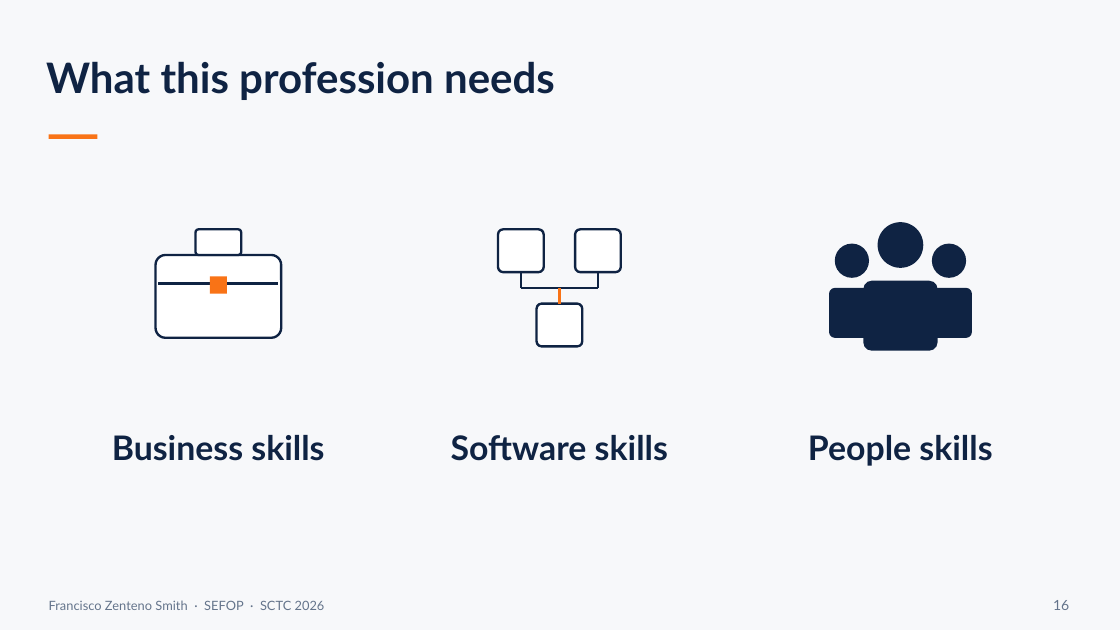
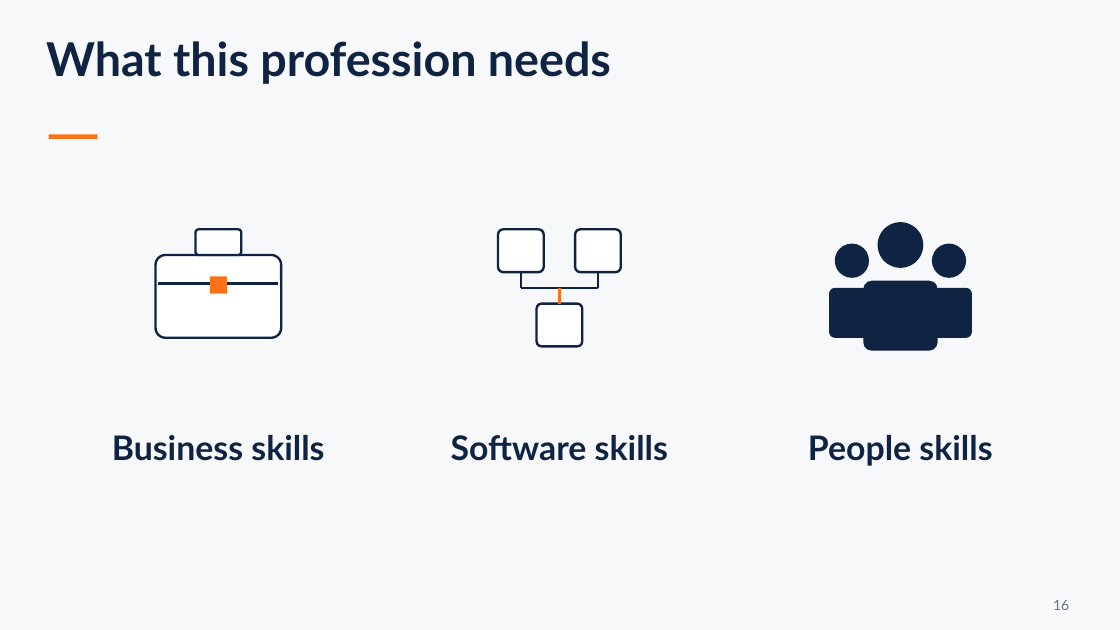
Before and after one commit to sefop/sefop-sctc-2026, a slide deck: slide 24 of SCTC-2026-Airlines-Optimization-Workshop.pptx (slide 17 before the commit). Drawn at 1120x630 pixels with LibreOffice and Linux fonts; fonts in the diff are those of the drawing. Boxes give left, top, right and bottom in pixels: in the first picture for what was removed or moved away, otherwise in the second. Text is boxed around its words. In the diff, an @@ line names an element or a change of style, - is before the commit and + after.

```diff
--- a/SCTC-2026-Airlines-Optimization-Workshop.pptx
+++ b/SCTC-2026-Airlines-Optimization-Workshop.pptx
@@ text "What this profession needs" at [46,41,611,84]: size 36 to 40 pt; vertical alignment middle to top @@
@@ text removed at [49,601,325,610] @@
-Francisco Zenteno Smith · SEFOP · SCTC 2026
```
Also in this commit, not shown: 16 other slides changed, 8 slides added, 1 slide removed, 3 other files.
